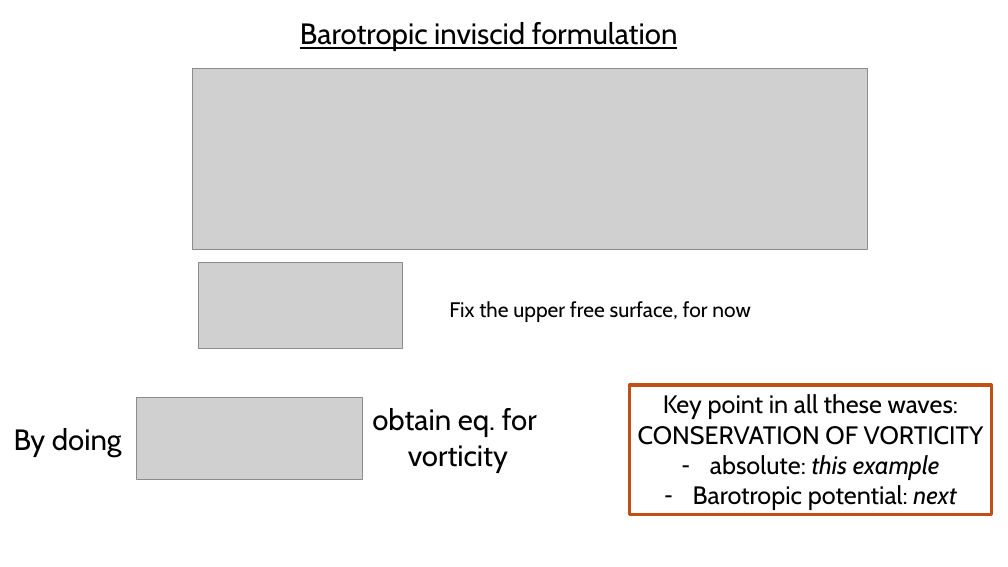
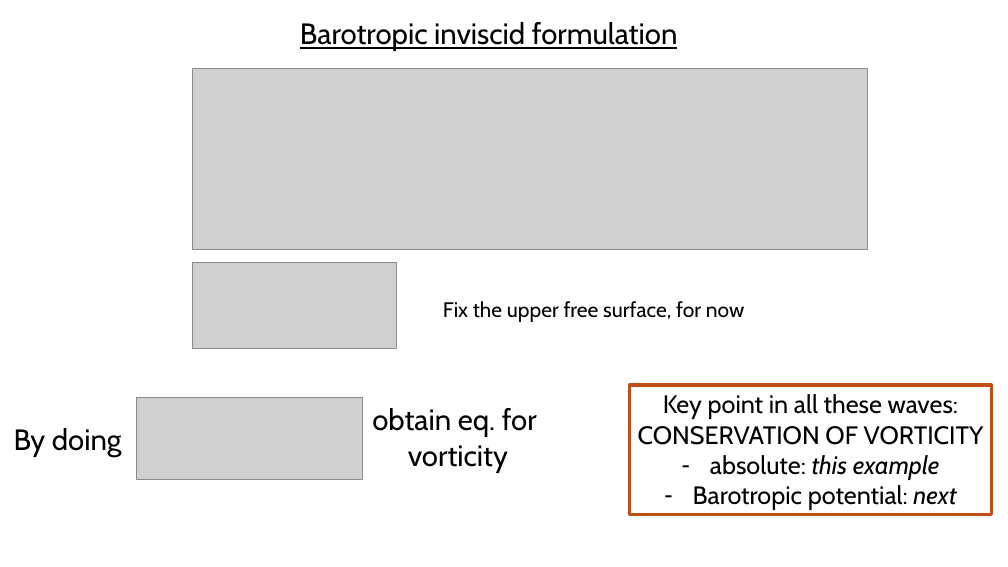
Before and after one commit to meteorologopazzo/meteorologopazzo, a slide deck: slide 9 of waves_presentation/waves.pptx. Drawn at 1008x567 pixels with LibreOffice and Linux fonts; fonts in the diff are those of the drawing; grey boxes stand for pictures. Boxes give left, top, right and bottom in pixels: in the first picture for what was removed or moved away, otherwise in the second. Text is boxed around its words. In the diff, an @@ line names an element or a change of style, - is before the commit and + after.

```diff
--- a/waves_presentation/waves.pptx
+++ b/waves_presentation/waves.pptx
@@ picture: place and size @@
-picture at (199, 262, 403, 349)
+picture at (192, 262, 396, 349)
@@ text "Fix the upper free surface, ...": place and size @@
-text "Fix the upper free surface, ..." at (449, 301, 750, 322)
+text "Fix the upper free surface, ..." at (443, 301, 744, 322)
```
Also in this commit, not shown: 1 other slide changed, 5 slides added, 1 slide removed.
